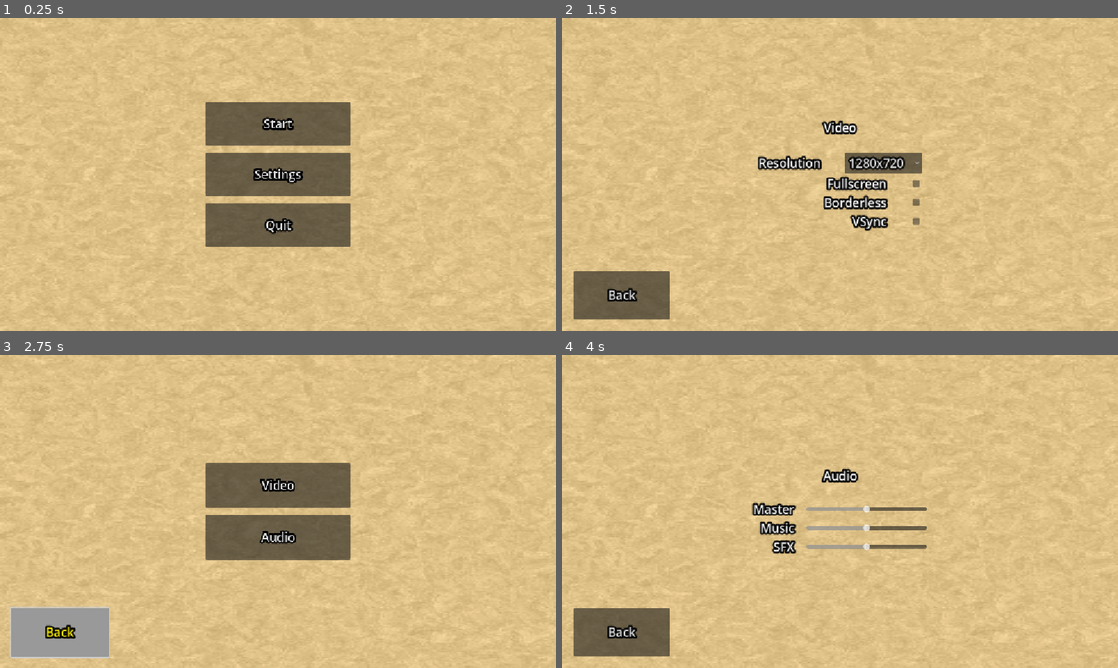
Above: before the commit, frames 1-4 (two rows, left to right).
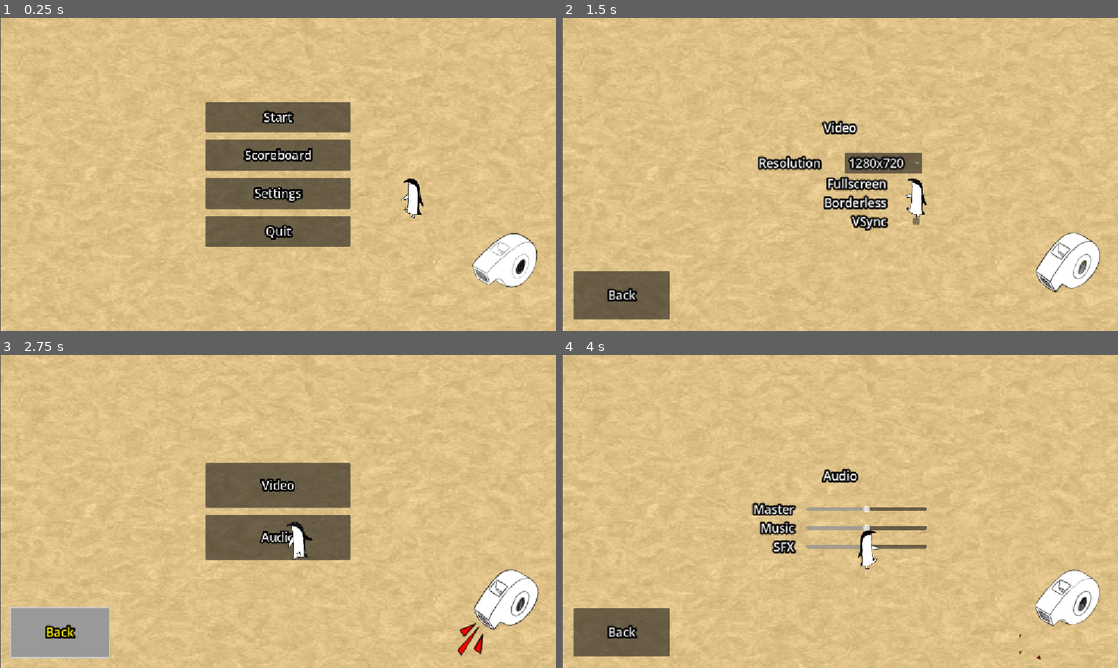
Above: after the commit, the same moments.

Repository: BananaVanGames/MiniJameGam52
Game: Godot game, scene res://ui/main_menu/main_menu.tscn
The game is run twice, just before and just after one commit, with the same random seed, the same clock (stepped at 60 frames per second) and the same inputs. The engine's default icon, where the game draws it, is replaced by a stand-in: a white triangle on a blue panel in a dark square.
Inputs (mouse positions are in pixels of both pictures, inside the frame that each line leads up to):
- Up to frame 1 (0.25 s): no input
- Up to frame 2 (1.5 s): click "Settings" at 0.5 s; click "Video" at 1.25 s
- Up to frame 3 (2.75 s): click "Back" at 2 s
- Up to frame 4 (4 s): click "Audio" at 2.75 s; tap Enter at 3.5 s; move the mouse to (962, 495) at 3.52 s; tap F at 3.6 s

The runs differ from the first frame. In frame 1, 6.3% of the frame differs, in the area x 0-97%, y 0-100%; in frame 2, 1.9%; in frame 3, 2.2%; in frame 4, 1.9%.

Commit message:
Whistle, main menu penguin, cursor

Diff:
--- a/game/penguin/penguin.tscn
+++ b/game/penguin/penguin.tscn
@@ -1,6 +1,6 @@
 [gd_scene load_steps=4 format=3 uid="uid://d0qmhsecy1gnq"]
 
-[ext_resource type="Script" uid="uid://h0gxdqu3iynh" path="res://penguin/penguin.gd" id="1_td14q"]
+[ext_resource type="Script" uid="uid://d1sfklfkpgkl4" path="res://game/penguin/penguin.gd" id="1_td14q"]
 [ext_resource type="Texture2D" uid="uid://c0yrfi6xx2pg2" path="res://icon.svg" id="2_ptw1y"]
 
 [sub_resource type="RectangleShape2D" id="RectangleShape2D_un7j2"]
--- a/game/penguin_spawner/penguin_spawner.tscn
+++ b/game/penguin_spawner/penguin_spawner.tscn
@@ -1,6 +1,6 @@
 [gd_scene load_steps=2 format=3 uid="uid://c0vvklnvontax"]
 
-[ext_resource type="Script" uid="uid://b6ntkfq5q6abf" path="res://game/penguin_spawner.gd" id="1_7gx6t"]
+[ext_resource type="Script" uid="uid://dawmroutnevni" path="res://game/penguin_spawner/penguin_spawner.gd" id="1_7gx6t"]
 
 [node name="PenguinSpawner" type="Marker2D"]
 script = ExtResource("1_7gx6t")
--- /dev/null
+++ b/game/whistler/whistle.gd
@@ -0,0 +1,17 @@
+extends Node2D
+
+const WHISTLE_1 = preload("uid://dwu1j4aacffsm")
+const WHISTLE_2 = preload("uid://ddafy6ighwblf")
+const WHISTLE_3 = preload("uid://obcflc0rqhme")
+const WHISTLE_SOUNDS = [WHISTLE_1, WHISTLE_2, WHISTLE_3]
+
+@onready var animation_player: AnimationPlayer = $AnimationPlayer
+@onready var audio_stream_player: AudioStreamPlayer = $AudioStreamPlayer
+
+
+func blow_whistle() -> void:
+	audio_stream_player.stream = WHISTLE_SOUNDS.pick_random()
+	audio_stream_player.play()
+
+	animation_player.stop()
+	animation_player.play("blow")
--- /dev/null
+++ b/game/whistler/whistle.tscn
@@ -0,0 +1,194 @@
+[gd_scene load_steps=17 format=3 uid="uid://bj6dlil3lm38y"]
+
+[ext_resource type="Script" uid="uid://cw4pcm5yerfjc" path="res://game/whistler/whistle.gd" id="1_alqp5"]
+[ext_resource type="Texture2D" uid="uid://dsdynfsd0h6kf" path="res://game/whistler/art/silbato01.png" id="2_twiqm"]
+[ext_resource type="Texture2D" uid="uid://bb301gnqll5i4" path="res://game/whistler/art/silbato02.png" id="3_i30yd"]
+[ext_resource type="Texture2D" uid="uid://dv2ntx5y7p48b" path="res://game/whistler/art/silbato03.png" id="4_ekm2r"]
+[ext_resource type="Texture2D" uid="uid://cm5q1tf5d64bj" path="res://game/whistler/art/silbato04.png" id="5_cr8jt"]
+[ext_resource type="Texture2D" uid="uid://dbacisfo2ko3w" path="res://game/whistler/art/silbato05.png" id="6_msxev"]
+[ext_resource type="Texture2D" uid="uid://ci4shhu00y3wt" path="res://game/whistler/art/silbato06.png" id="7_losx5"]
+[ext_resource type="Texture2D" uid="uid://nr2s73eijb0w" path="res://game/whistler/art/silbato07.png" id="8_u75gv"]
+[ext_resource type="Texture2D" uid="uid://k8fqaxbtb8ai" path="res://game/whistler/art/silbato08.png" id="9_4s8b2"]
+[ext_resource type="Texture2D" uid="uid://b5o1ycfwenuu6" path="res://game/whistler/art/silbato09.png" id="10_nuqvl"]
+[ext_resource type="Texture2D" uid="uid://c2pyldktgpvxe" path="res://game/whistler/art/silbato10.png" id="11_b64x4"]
+[ext_resource type="Texture2D" uid="uid://piobmfe7qx5w" path="res://game/whistler/art/silbato11.png" id="12_8chqb"]
+
+[sub_resource type="SpriteFrames" id="SpriteFrames_qf2x0"]
+animations = [{
+"frames": [{
+"duration": 1.0,
+"texture": ExtResource("2_twiqm")
+}, {
+"duration": 1.0,
+"texture": ExtResource("2_twiqm")
+}, {
+"duration": 1.0,
+"texture": ExtResource("3_i30yd")
+}, {
+"duration": 1.0,
+"texture": ExtResource("3_i30yd")
+}, {
+"duration": 1.0,
+"texture": ExtResource("4_ekm2r")
+}, {
+"duration": 1.0,
+"texture": ExtResource("4_ekm2r")
+}, {
+"duration": 1.0,
+"texture": ExtResource("5_cr8jt")
+}, {
+"duration": 1.0,
+"texture": ExtResource("5_cr8jt")
+}, {
+"duration": 1.0,
+"texture": ExtResource("6_msxev")
+}, {
+"duration": 1.0,
+"texture": ExtResource("6_msxev")
+}, {
+"duration": 1.0,
+"texture": ExtResource("7_losx5")
+}, {
+"duration": 1.0,
+"texture": ExtResource("7_losx5")
+}, {
+"duration": 1.0,
+"texture": ExtResource("6_msxev")
+}, {
+"duration": 1.0,
+"texture": ExtResource("6_msxev")
+}, {
+"duration": 1.0,
+"texture": ExtResource("7_losx5")
+}, {
+"duration": 1.0,
+"texture": ExtResource("6_msxev")
+}, {
+"duration": 1.0,
+"texture": ExtResource("7_losx5")
+}, {
+"duration": 1.0,
+"texture": ExtResource("6_msxev")
+}, {
+"duration": 1.0,
+"texture": ExtResource("7_losx5")
+}, {
+"duration": 1.0,
+"texture": ExtResource("7_losx5")
+}, {
+"duration": 1.0,
+"texture": ExtResource("8_u75gv")
+}, {
+"duration": 1.0,
+"texture": ExtResource("8_u75gv")
+}, {
+"duration": 1.0,
+"texture": ExtResource("9_4s8b2")
+}, {
+"duration": 1.0,
+"texture": ExtResource("9_4s8b2")
+}, {
+"duration": 1.0,
+"texture": ExtResource("10_nuqvl")
+}, {
+"duration": 1.0,
+"texture": ExtResource("10_nuqvl")
+}, {
+"duration": 1.0,
+"texture": ExtResource("11_b64x4")
+}, {
+"duration": 1.0,
+"texture": ExtResource("11_b64x4")
+}, {
+"duration": 1.0,
+"texture": ExtResource("11_b64x4")
+}, {
+"duration": 1.0,
+"texture": ExtResource("12_8chqb")
+}, {
+"duration": 1.0,
+"texture": ExtResource("12_8chqb")
+}, {
+"duration": 1.0,
+"texture": ExtResource("2_twiqm")
+}],
+"loop": false,
+"name": &"blow",
+"speed": 24.0
+}]
+
+[sub_resource type="Animation" id="Animation_0xo6n"]
+resource_name = "blow"
+length = 1.3312
+tracks/0/type = "value"
+tracks/0/imported = false
+tracks/0/enabled = true
+tracks/0/path = NodePath("AnimatedSprite2D:animation")
+tracks/0/interp = 1
+tracks/0/loop_wrap = true
+tracks/0/keys = {
+"times": PackedFloat32Array(0),
+"transitions": PackedFloat32Array(1),
+"update": 1,
+"values": [&"blow"]
+}
+tracks/1/type = "value"
+tracks/1/imported = false
+tracks/1/enabled = true
+tracks/1/path = NodePath("AnimatedSprite2D:frame")
+tracks/1/interp = 1
+tracks/1/loop_wrap = true
+tracks/1/keys = {
+"times": PackedFloat32Array(0, 1.2896),
+"transitions": PackedFloat32Array(1, 1),
+"update": 0,
+"values": [0, 31]
+}
+
+[sub_resource type="Animation" id="Animation_hdf3d"]
+length = 0.001
+tracks/0/type = "value"
+tracks/0/imported = false
+tracks/0/enabled = true
+tracks/0/path = NodePath("AnimatedSprite2D:animation")
+tracks/0/interp = 1
+tracks/0/loop_wrap = true
+tracks/0/keys = {
+"times": PackedFloat32Array(0),
+"transitions": PackedFloat32Array(1),
+"update": 1,
+"values": [&"blow"]
+}
+tracks/1/type = "value"
+tracks/1/imported = false
+tracks/1/enabled = true
+tracks/1/path = NodePath("AnimatedSprite2D:frame")
+tracks/1/interp = 1
+tracks/1/loop_wrap = true
+tracks/1/keys = {
+"times": PackedFloat32Array(0),
+"transitions": PackedFloat32Array(1),
+"update": 1,
+"values": [0]
+}
+
+[sub_resource type="AnimationLibrary" id="AnimationLibrary_o0ums"]
+_data = {
+&"RESET": SubResource("Animation_hdf3d"),
+&"blow": SubResource("Animation_0xo6n")
+}
+
+[node name="Whistle" type="Node2D"]
+script = ExtResource("1_alqp5")
+
+[node name="AnimatedSprite2D" type="AnimatedSprite2D" parent="."]
+sprite_frames = SubResource("SpriteFrames_qf2x0")
+animation = &"blow"
+
+[node name="AnimationPlayer" type="AnimationPlayer" parent="."]
+libraries = {
+&"": SubResource("AnimationLibrary_o0ums")
+}
+
+[node name="AudioStreamPlayer" type="AudioStreamPlayer" parent="."]
+bus = &"SFX"
--- a/project.godot
+++ b/project.godot
@@ -29,6 +29,7 @@
 [display]
 
 window/stretch/mode="canvas_items"
+mouse_cursor/custom_image="uid://cl5eh8a4mljcw"
 
 [editor_plugins]
 
--- a/ui/main_menu/main_menu.gd
+++ b/ui/main_menu/main_menu.gd
@@ -16,6 +16,12 @@
 var hovered_button: Button = null
 var time: float = 0.0
 
+var speed: float = 100.0
+var flip = {
+	"LEFT": false,
+	"RIGHT": true,
+}
+
 @onready var start: Button = $Menu/Control/Start
 @onready var scoreboard: Button = $Menu/Control2/Scoreboard
 @onready var settings: Button = $Menu/Control3/Settings
@@ -23,6 +29,8 @@
 @onready var video: Button = $Settings/Control/Video
 @onready var audio: Button = $Settings/Control2/Audio
 @onready var back: Button = $Back
+@onready var menu_penguin: MenuPenguin = $MenuPenguin
+@onready var whistle: Node2D = $Whistle
 
 
 func _ready():
@@ -54,18 +62,40 @@
 
 
 func _process(delta: float) -> void:
+	handle_hover_button_behaviour(delta)
+	handle_following_penguin(delta)
+
+
+func _unhandled_key_input(event: InputEvent) -> void:
+	if event.is_action_pressed("Esc"):
+		if _on_back_pressed():
+			_on_quit_pressed()
+
+
+func handle_following_penguin(delta: float) -> void:
+	var mouse_pos: Vector2 = get_global_mouse_position()
+	if mouse_pos < menu_penguin.global_position:
+		menu_penguin.flip_penguin_to(flip["LEFT"])
+	elif mouse_pos > menu_penguin.global_position:
+		menu_penguin.flip_penguin_to(flip["RIGHT"])
+
+	var new_pos = menu_penguin.global_position.move_toward(mouse_pos, speed * delta)
+	var viewport_size = get_viewport_rect().size
+	var margin := 100.0
+
+	new_pos.x = clamp(new_pos.x, -margin, viewport_size.x + margin)
+	new_pos.y = clamp(new_pos.y, -margin, viewport_size.y + margin)
+
+	menu_penguin.global_position = new_pos
+
+
+func handle_hover_button_behaviour(delta: float) -> void:
 	if hovered_button:
 		time += delta
 		var pulse = 1.0 + sin(time * 4.0) * 0.1
 		hovered_button.scale = Vector2(pulse, pulse)
 	else:
 		time = 0.0
-
-
-func _unhandled_key_input(event: InputEvent) -> void:
-	if event.is_action_pressed("Esc"):
-		if _on_back_pressed():
-			_on_quit_pressed()
 
 
 func _on_any_button_mouse_entered(button) -> void:
@@ -87,6 +117,7 @@
 
 
 func _navigate_to(panel: Control) -> void:
+	whistle.blow_whistle()
 	if current_panel:
 		nav_stack.append(current_panel)
 		current_panel.visible = false
@@ -97,6 +128,7 @@
 
 
 func _on_back_pressed() -> bool:
+	whistle.blow_whistle()
 	if nav_stack.is_empty():
 		return true
 
@@ -108,8 +140,15 @@
 
 
 func _on_quit_pressed() -> void:
+	whistle.blow_whistle()
+	await get_tree().create_timer(1.5).timeout
 	get_tree().quit()
 
 
 func _on_start_pressed() -> void:
+	whistle.blow_whistle()
 	SceneLoader.load_scene("uid://d1gglgt76yt1s")
+
+
+func _on_scoreboard_pressed() -> void:
+	whistle.blow_whistle()
--- a/ui/main_menu/main_menu.tscn
+++ b/ui/main_menu/main_menu.tscn
@@ -1,9 +1,11 @@
-[gd_scene load_steps=7 format=3 uid="uid://6n3h48sf0yhd"]
+[gd_scene load_steps=9 format=3 uid="uid://6n3h48sf0yhd"]
 
 [ext_resource type="Script" uid="uid://c1ok4ygfchn4w" path="res://ui/main_menu/main_menu.gd" id="1_3shxk"]
 [ext_resource type="Script" uid="uid://dktk5ci43anul" path="res://ui/main_menu/video.gd" id="2_bws42"]
 [ext_resource type="PackedScene" uid="uid://y27ks8awrntc" path="res://game/background/background.tscn" id="2_i5wg5"]
 [ext_resource type="Script" uid="uid://ct4a0i2q4fuy3" path="res://ui/main_menu/audio.gd" id="3_3f7m4"]
+[ext_resource type="PackedScene" uid="uid://dbdrco7jv3grm" path="res://ui/menu_penguin/menu_penguin.tscn" id="5_3c04x"]
+[ext_resource type="PackedScene" uid="uid://bj6dlil3lm38y" path="res://game/whistler/whistle.tscn" id="6_joh67"]
 
 [sub_resource type="StyleBoxFlat" id="StyleBoxFlat_omy8q"]
 
@@ -39,8 +41,10 @@
 
 [node name="BeachShaderTest" parent="." instance=ExtResource("2_i5wg5")]
 layout_mode = 1
-grow_horizontal = 2
-grow_vertical = 2
+offset_left = 2.0
+offset_top = -1.0
+offset_right = 2.0
+offset_bottom = -1.0
 
 [node name="Menu" type="VBoxContainer" parent="."]
 texture_filter = 1
@@ -73,7 +77,6 @@
 text = "Start"
 
 [node name="Control2" type="Control" parent="Menu"]
-visible = false
 layout_mode = 2
 size_flags_horizontal = 5
 size_flags_vertical = 3
@@ -329,5 +332,12 @@
 pivot_offset = Vector2(100, 50)
 text = "Back"
 
+[node name="MenuPenguin" parent="." instance=ExtResource("5_3c04x")]
+position = Vector2(865, 333)
+
+[node name="Whistle" parent="." instance=ExtResource("6_joh67")]
+position = Vector2(1025, 536)
+
 [connection signal="pressed" from="Menu/Control/Start" to="." method="_on_start_pressed"]
+[connection signal="pressed" from="Menu/Control2/Scoreboard" to="." method="_on_scoreboard_pressed"]
 [connection signal="pressed" from="Menu/Control4/Quit" to="." method="_on_quit_pressed"]
--- /dev/null
+++ b/ui/menu_penguin/menu_penguin.gd
@@ -0,0 +1,13 @@
+class_name MenuPenguin
+extends Node2D
+
+@onready var animated_sprite_2d: AnimatedSprite2D = $AnimatedSprite2D
+@onready var animation_player: AnimationPlayer = $AnimationPlayer
+
+
+func _ready() -> void:
+	animation_player.play("walking")
+
+
+func flip_penguin_to(state: bool) -> void:
+	animated_sprite_2d.flip_h = state
--- /dev/null
+++ b/ui/menu_penguin/menu_penguin.tscn
@@ -0,0 +1,160 @@
+[gd_scene load_steps=13 format=3 uid="uid://dbdrco7jv3grm"]
+
+[ext_resource type="Script" uid="uid://djp2jovs47bbg" path="res://ui/menu_penguin/menu_penguin.gd" id="1_5j71f"]
+[ext_resource type="Texture2D" uid="uid://0h31e2t0qlh" path="res://game/penguin/art/pinwino01.png" id="1_s4c4m"]
+[ext_resource type="Texture2D" uid="uid://cod61tgvmu3n" path="res://game/penguin/art/pinwino02.png" id="2_5j71f"]
+[ext_resource type="Texture2D" uid="uid://c2jkke6mpoup2" path="res://game/penguin/art/pinwino03.png" id="3_ijhfu"]
+[ext_resource type="Texture2D" uid="uid://xguwjawa1es" path="res://game/penguin/art/pinwino04.png" id="4_ktepe"]
+[ext_resource type="Texture2D" uid="uid://dah1m6bvkqsw3" path="res://game/penguin/art/pinwino05.png" id="5_7oiec"]
+[ext_resource type="Texture2D" uid="uid://ccci2hk4k2hgq" path="res://game/penguin/art/pinwino06.png" id="6_qogvu"]
+[ext_resource type="Texture2D" uid="uid://b8rblaufcug0x" path="res://game/penguin/art/pinwino07.png" id="7_k0bev"]
+
+[sub_resource type="SpriteFrames" id="SpriteFrames_cimb6"]
+animations = [{
+"frames": [{
+"duration": 1.0,
+"texture": ExtResource("1_s4c4m")
+}, {
+"duration": 1.0,
+"texture": ExtResource("1_s4c4m")
+}, {
+"duration": 1.0,
+"texture": ExtResource("1_s4c4m")
+}, {
+"duration": 1.0,
+"texture": ExtResource("2_5j71f")
+}, {
+"duration": 1.0,
+"texture": ExtResource("2_5j71f")
+}, {
+"duration": 1.0,
+"texture": ExtResource("2_5j71f")
+}, {
+"duration": 1.0,
+"texture": ExtResource("3_ijhfu")
+}, {
+"duration": 1.0,
+"texture": ExtResource("3_ijhfu")
+}, {
+"duration": 1.0,
+"texture": ExtResource("3_ijhfu")
+}, {
+"duration": 1.0,
+"texture": ExtResource("4_ktepe")
+}, {
+"duration": 1.0,
+"texture": ExtResource("4_ktepe")
+}, {
+"duration": 1.0,
+"texture": ExtResource("4_ktepe")
+}, {
+"duration": 1.0,
+"texture": ExtResource("4_ktepe")
+}, {
+"duration": 1.0,
+"texture": ExtResource("5_7oiec")
+}, {
+"duration": 1.0,
+"texture": ExtResource("5_7oiec")
+}, {
+"duration": 1.0,
+"texture": ExtResource("5_7oiec")
+}, {
+"duration": 1.0,
+"texture": ExtResource("6_qogvu")
+}, {
+"duration": 1.0,
+"texture": ExtResource("6_qogvu")
+}, {
+"duration": 1.0,
+"texture": ExtResource("6_qogvu")
+}, {
+"duration": 1.0,
+"texture": ExtResource("7_k0bev")
+}, {
+"duration": 1.0,
+"texture": ExtResource("7_k0bev")
+}, {
+"duration": 1.0,
+"texture": ExtResource("7_k0bev")
+}],
+"loop": true,
+"name": &"walking",
+"speed": 5.0
+}]
+
+[sub_resource type="Animation" id="Animation_527ww"]
+length = 0.001
+tracks/0/type = "value"
+tracks/0/imported = false
+tracks/0/enabled = true
+tracks/0/path = NodePath("AnimatedSprite2D:animation")
+tracks/0/interp = 1
+tracks/0/loop_wrap = true
+tracks/0/keys = {
+"times": PackedFloat32Array(0),
+"transitions": PackedFloat32Array(1),
+"update": 1,
+"values": [&"walking"]
+}
+tracks/1/type = "value"
+tracks/1/imported = false
+tracks/1/enabled = true
+tracks/1/path = NodePath("AnimatedSprite2D:frame")
+tracks/1/interp = 1
+tracks/1/loop_wrap = true
+tracks/1/keys = {
+"times": PackedFloat32Array(0),
+"transitions": PackedFloat32Array(1),
+"update": 1,
+"values": [0]
+}
+
+[sub_resource type="Animation" id="Animation_vcecl"]
+resource_name = "walking"
+length = 0.8736
+loop_mode = 1
+tracks/0/type = "value"
+tracks/0/imported = false
+tracks/0/enabled = true
+tracks/0/path = NodePath("AnimatedSprite2D:animation")
+tracks/0/interp = 1
+tracks/0/loop_wrap = true
+tracks/0/keys = {
+"times": PackedFloat32Array(0),
+"transitions": PackedFloat32Array(1),
+"update": 1,
+"values": [&"walking"]
+}
+tracks/1/type = "value"
+tracks/1/imported = false
+tracks/1/enabled = true
+tracks/1/path = NodePath("AnimatedSprite2D:frame")
+tracks/1/interp = 1
+tracks/1/loop_wrap = true
+tracks/1/keys = {
+"times": PackedFloat32Array(0, 0.8736),
+"transitions": PackedFloat32Array(1, 1),
+"update": 0,
+"values": [0, 21]
+}
+
+[sub_resource type="AnimationLibrary" id="AnimationLibrary_j3hdq"]
+_data = {
+&"RESET": SubResource("Animation_527ww"),
+&"walking": SubResource("Animation_vcecl")
+}
+
+[node name="MenuPenguin" type="Node2D"]
+script = ExtResource("1_5j71f")
+
+[node name="AnimatedSprite2D" type="AnimatedSprite2D" parent="."]
+position = Vector2(14, 34)
+scale = Vector2(0.5, 0.5)
+sprite_frames = SubResource("SpriteFrames_cimb6")
+animation = &"walking"
+
+[node name="AnimationPlayer" type="AnimationPlayer" parent="."]
+libraries = {
+&"": SubResource("AnimationLibrary_j3hdq")
+}
Binary file added: game/penguin/art/pinwino01.png
Not shown, added: game/penguin/art/pinwino01.png.import
Binary file added: game/penguin/art/pinwino02.png
Not shown, added: game/penguin/art/pinwino02.png.import
Binary file added: game/penguin/art/pinwino03.png
Not shown, added: game/penguin/art/pinwino03.png.import
Binary file added: game/penguin/art/pinwino04.png
Not shown, added: game/penguin/art/pinwino04.png.import
Binary file added: game/penguin/art/pinwino05.png
Not shown, added: game/penguin/art/pinwino05.png.import
Binary file added: game/penguin/art/pinwino06.png
Not shown, added: game/penguin/art/pinwino06.png.import
(and 34 more such lines)
